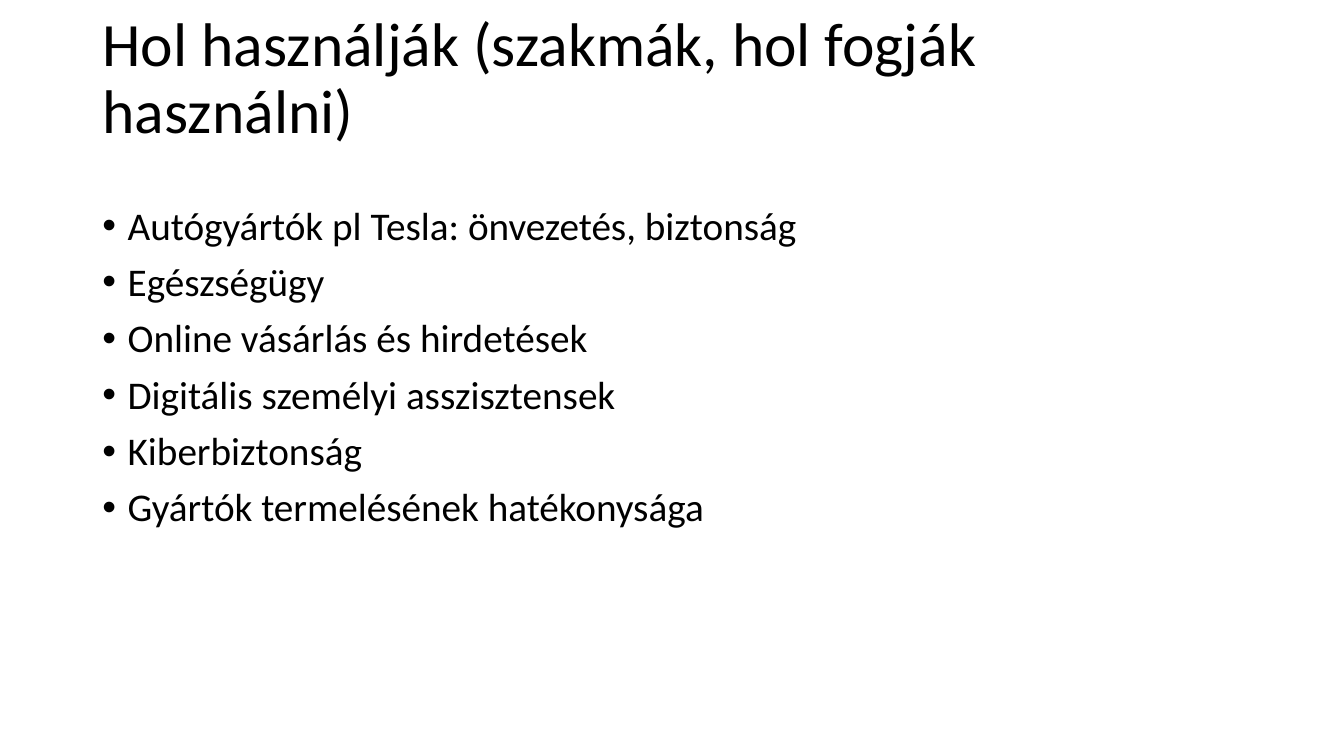
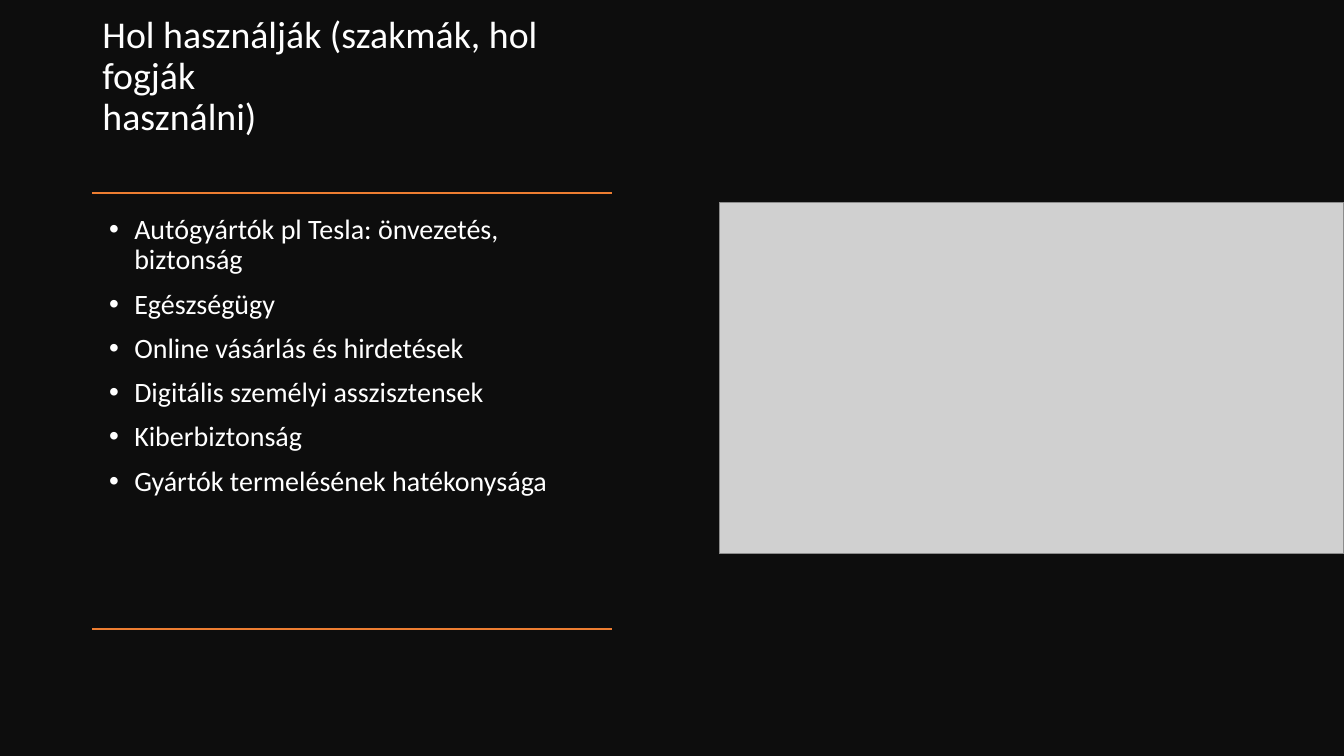
Before and after one commit to peterdaviid/ai-ppt, a slide deck: slide 11 of ai ppt.pptx (slide 10 before the commit). Drawn at 1344x756 pixels with LibreOffice and Linux fonts; fonts in the diff are those of the drawing; grey boxes stand for pictures. Boxes give left, top, right and bottom in pixels: in the first picture for what was removed or moved away, otherwise in the second. Text is boxed around its words. In the diff, an @@ line names an element or a change of style, - is before the commit and + after.

```diff
--- a/ai ppt.pptx
+++ b/ai ppt.pptx
@@ rectangle added at <box>0,0,1344,756</box>, fill #0D0D0D @@
@@ title "Hol használják (szakmák, hol fogják" at <box>102,20,537,135</box>: size 44 to 27 pt, text colour #000000 to #FFFFFF; vertical alignment middle to bottom @@
@@ line added from (612, 193) to (92, 193), #ED7D31 1 pt @@
@@ picture added at <box>720,203,1344,555</box> @@
@@ text "Autógyártók pl Tesla: önvezetés, biztonság": place and size @@
-text "Autógyártók pl Tesla: önvezetés, biztonság" at <box>128,212,796,528</box>
+text "Autógyártók pl Tesla: önvezetés, biztonság" at <box>134,219,547,496</box>
@@ text "Autógyártók pl Tesla: önvezetés, biztonság" at <box>134,219,547,496</box>: size 28 to 20 pt, text colour #000000 to #FFFFFF @@
@@ line added from (612, 629) to (92, 629), #ED7D31 1 pt @@
```
Also in this commit, not shown: 8 other slides changed, 3 slides added, 2 slides removed.
